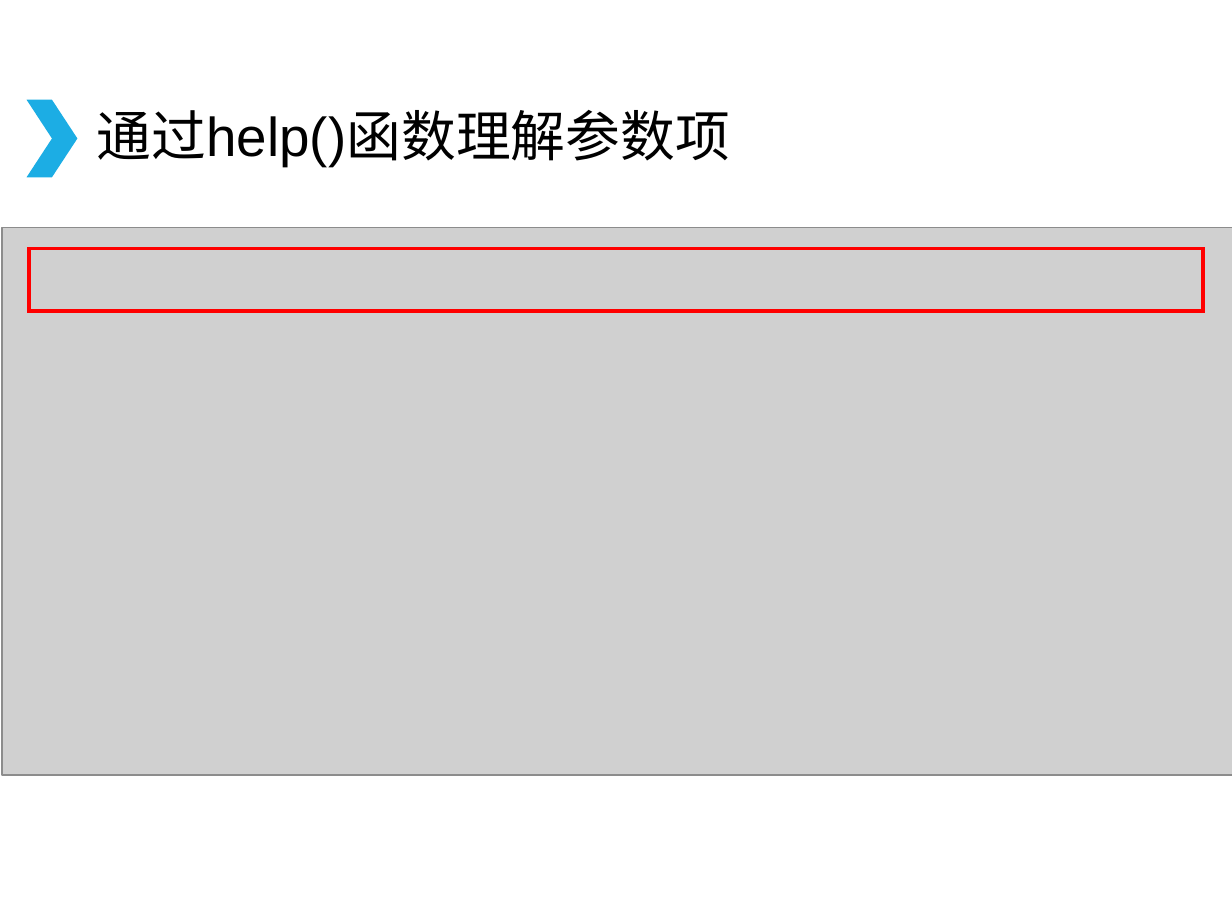
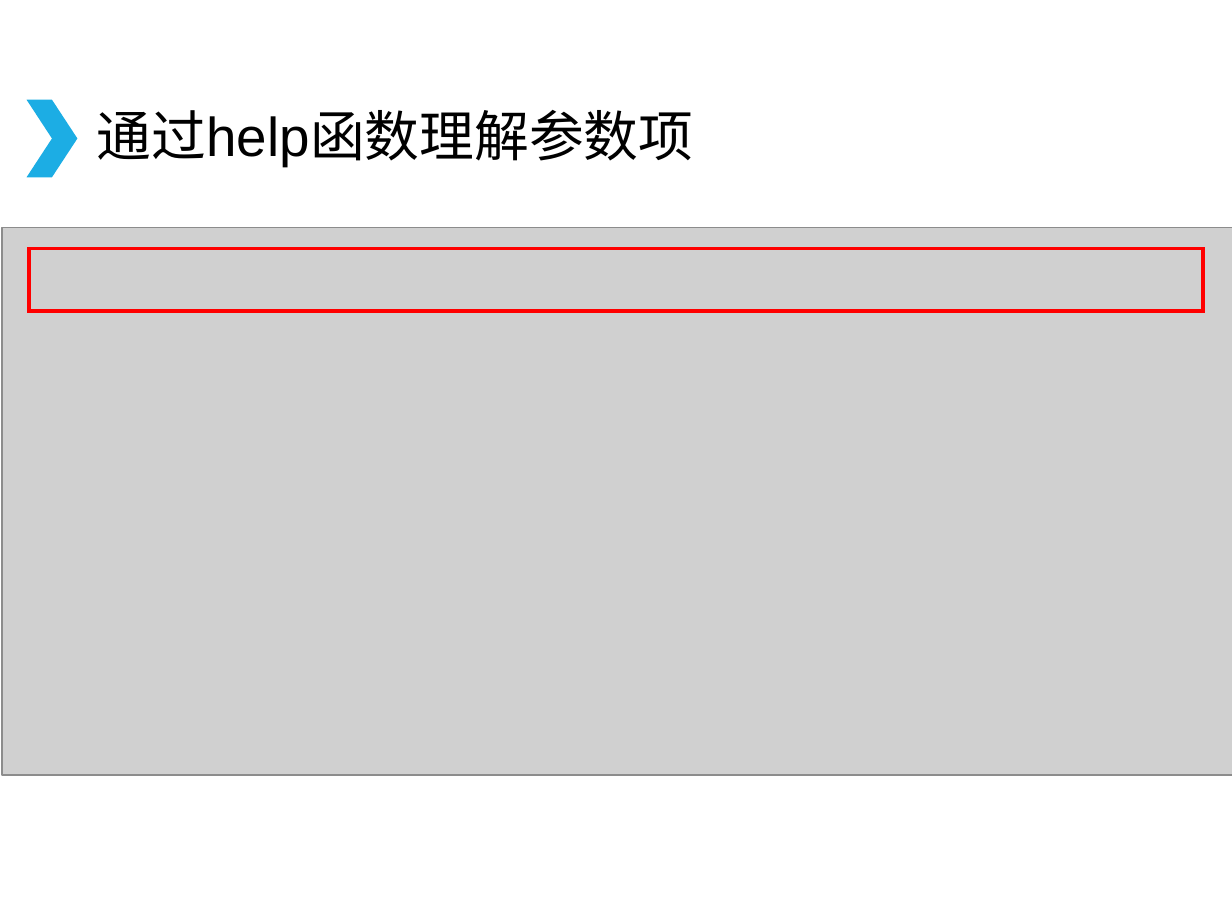
Before and after one commit to qukuailianniubi/Homework, a slide deck: slide 7 of DAY1/build_chain.sh文件的理解.ppt. Drawn at 1232x924 pixels with LibreOffice and Linux fonts; fonts in the diff are those of the drawing; grey boxes stand for pictures; background and template pictures are left out. Boxes give left, top, right and bottom in pixels: in the first picture for what was removed or moved away, otherwise in the second. Text is boxed around its words. In the diff, an @@ line names an element or a change of style, - is before the commit and + after.

Commit message:
修改ppt

```diff
--- a/DAY1/build_chain.sh文件的理解.ppt
+++ b/DAY1/build_chain.sh文件的理解.ppt
@@ title at (x1=97, y1=110, x2=694, y2=168): text changed @@
-通过help()函数理解参数项
+通过help函数理解参数项
```
